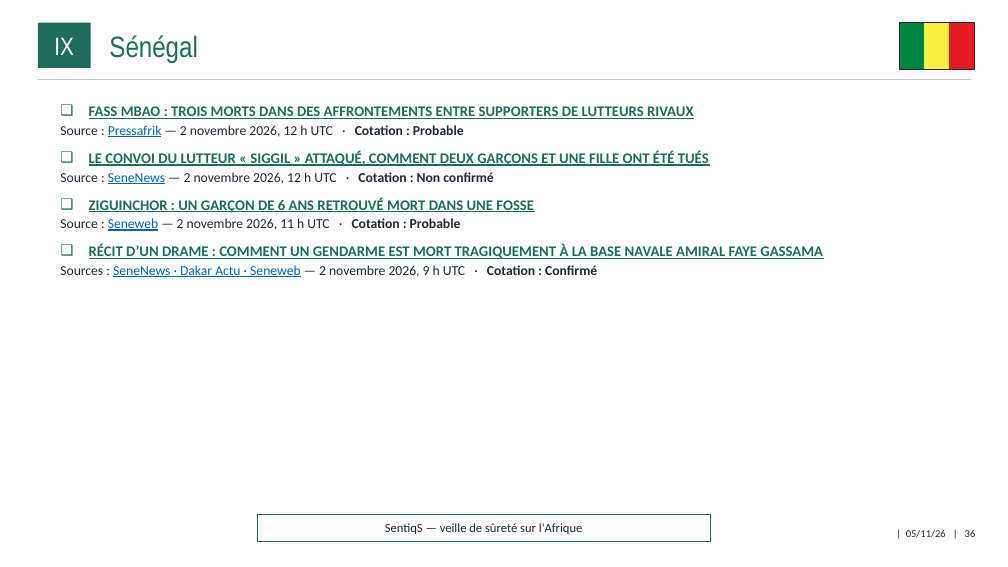
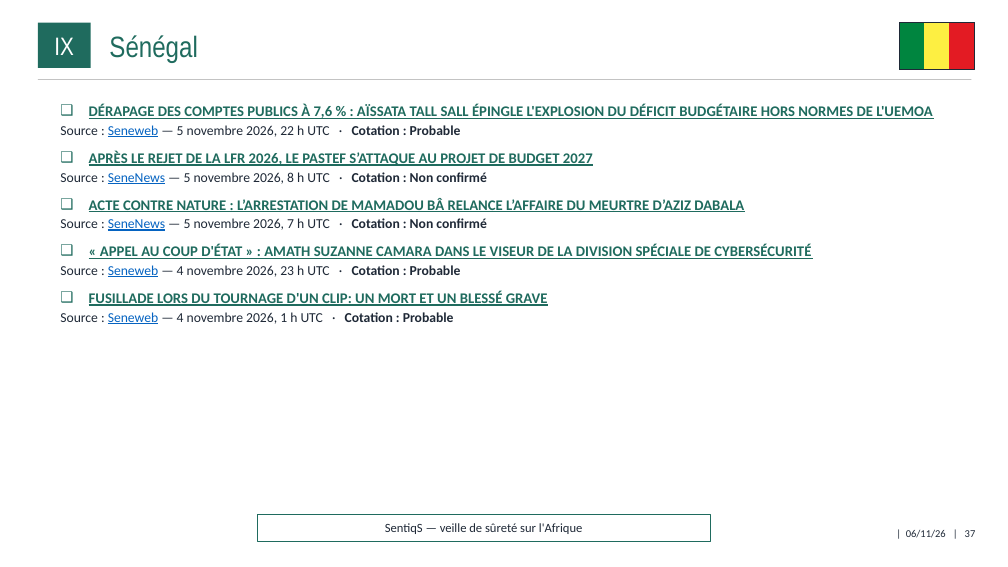
Before and after one commit to ytl1-ops/SentiqS, a slide deck: slide 37 of web/rapports/mensuel/2026-11.pptx (slide 36 before the commit). Drawn at 1008x567 pixels with LibreOffice and Linux fonts; fonts in the diff are those of the drawing. Boxes give left, top, right and bottom in pixels: in the first picture for what was removed or moved away, otherwise in the second. Text is boxed around its words. In the diff, an @@ line names an element or a change of style, - is before the commit and + after.

```diff
--- a/web/rapports/mensuel/2026-11.pptx
+++ b/web/rapports/mensuel/2026-11.pptx
@@ text at <box>60,104,932,324</box>: text changed @@
-❑ FASS MBAO : TROIS MORTS DANS DES AFFRONTEMENTS ENTRE SUPPORTERS DE LUTTEURS RIVAUX
-  ▪ Source : Pressafrik — 2 novembre 2026, 12 h UTC · Cotation : Probable
-❑ LE CONVOI DU LUTTEUR « SIGGIL » ATTAQUÉ, COMMENT DEUX GARÇONS ET UNE FILLE ONT ÉTÉ TUÉS
-  ▪ Source : SeneNews — 2 novembre 2026, 12 h UTC · Cotation : Non confirmé
-❑ ZIGUINCHOR : UN GARÇON DE 6 ANS RETROUVÉ MORT DANS UNE FOSSE
-  ▪ Source : Seneweb — 2 novembre 2026, 11 h UTC · Cotation : Probable
-❑ RÉCIT D’UN DRAME : COMMENT UN GENDARME EST MORT TRAGIQUEMENT À LA BASE NAVALE AMIRAL FAYE GASSAMA
-  ▪ Sources : SeneNews · Dakar Actu · Seneweb — 2 novembre 2026, 9 h UTC · Cotation : Confirmé
+❑ DÉRAPAGE DES COMPTES PUBLICS À 7,6 % : AÏSSATA TALL SALL ÉPINGLE L'EXPLOSION DU DÉFICIT BUDGÉTAIRE HORS NORMES DE L'UEMOA
+  ▪ Source : Seneweb — 5 novembre 2026, 22 h UTC · Cotation : Probable
+❑ APRÈS LE REJET DE LA LFR 2026, LE PASTEF S’ATTAQUE AU PROJET DE BUDGET 2027
+  ▪ Source : SeneNews — 5 novembre 2026, 8 h UTC · Cotation : Non confirmé
+❑ ACTE CONTRE NATURE : L’ARRESTATION DE MAMADOU BÂ RELANCE L’AFFAIRE DU MEURTRE D’AZIZ DABALA
+  ▪ Source : SeneNews — 5 novembre 2026, 7 h UTC · Cotation : Non confirmé
+❑ « APPEL AU COUP D'ÉTAT » : AMATH SUZANNE CAMARA DANS LE VISEUR DE LA DIVISION SPÉCIALE DE CYBERSÉCURITÉ
+  ▪ Source : Seneweb — 4 novembre 2026, 23 h UTC · Cotation : Probable
+❑ FUSILLADE LORS DU TOURNAGE D'UN CLIP: UN MORT ET UN BLESSÉ GRAVE
+  ▪ Source : Seneweb — 4 novembre 2026, 1 h UTC · Cotation : Probable
@@ text at <box>906,530,976,538</box>: text changed @@
-| 05/11/26 | 36
+| 06/11/26 | 37
```
Also in this commit, not shown: 36 other slides changed, 2 slides added, 10 other files.
